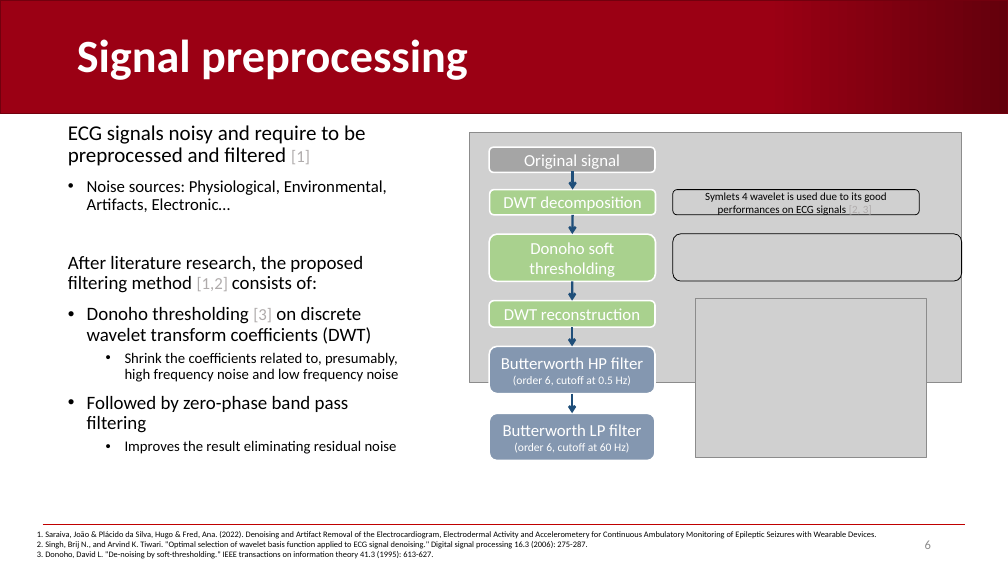
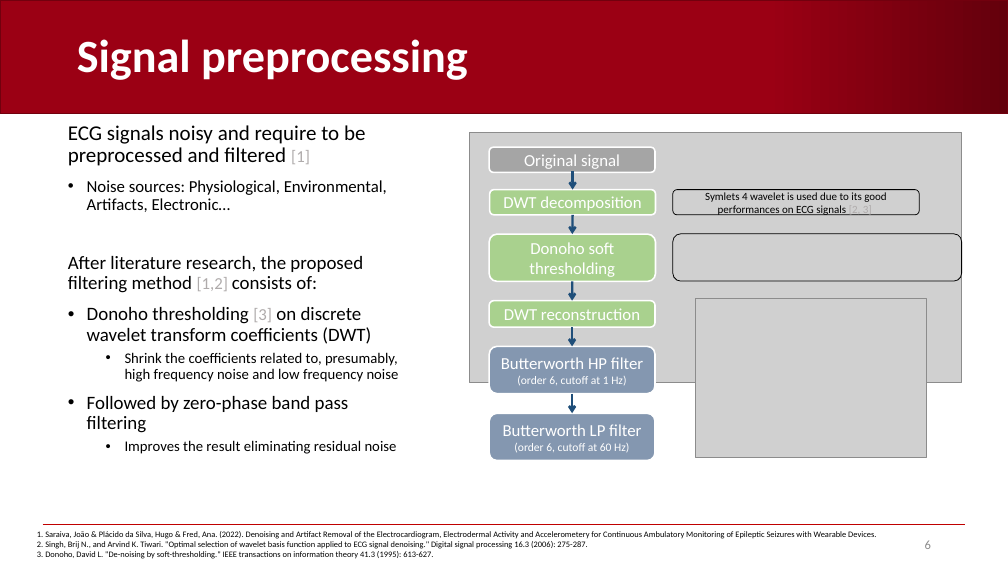
Before and after one commit to AndreaCorrado00/Tesi_magistrale_Corrado_Andrea, a slide deck: slide 6 of Documentation/4. Recap filters-spectrum-alignment .pptx. Drawn at 1008x567 pixels with LibreOffice and Linux fonts; fonts in the diff are those of the drawing; grey boxes stand for pictures; background and template pictures are left out. Boxes give left, top, right and bottom in pixels: in the first picture for what was removed or moved away, otherwise in the second. Text is boxed around its words. In the diff, an @@ line names an element or a change of style, - is before the commit and + after.

Commit message:
preprocessing completed

```diff
--- a/Documentation/4. Recap filters-spectrum-alignment .pptx
+++ b/Documentation/4. Recap filters-spectrum-alignment .pptx
@@ text in rounded rectangle at (501,357,643,385): text changed @@
-Butterworth HP filter (order 6, cutoff at 0.5 Hz)
+Butterworth HP filter (order 6, cutoff at 1 Hz)
```
Also in this commit, not shown: 6 other files.
